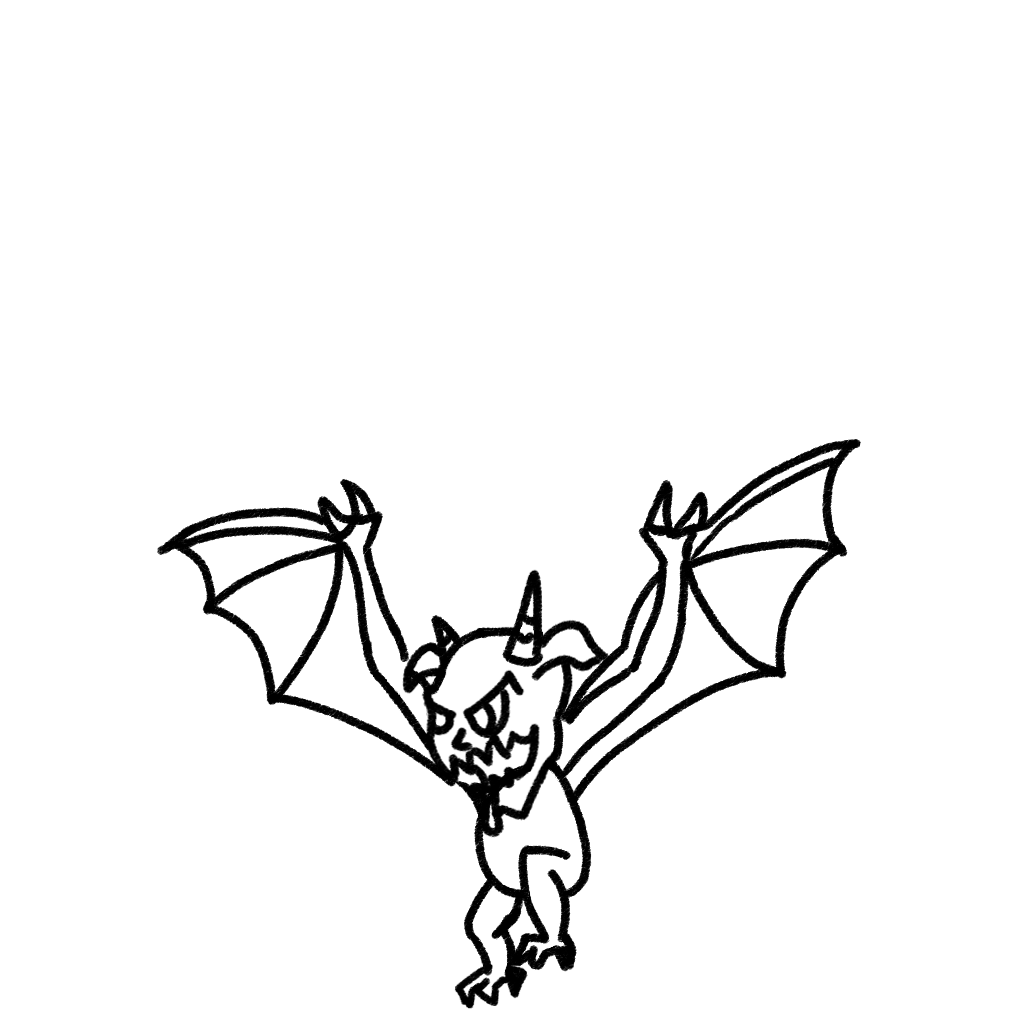
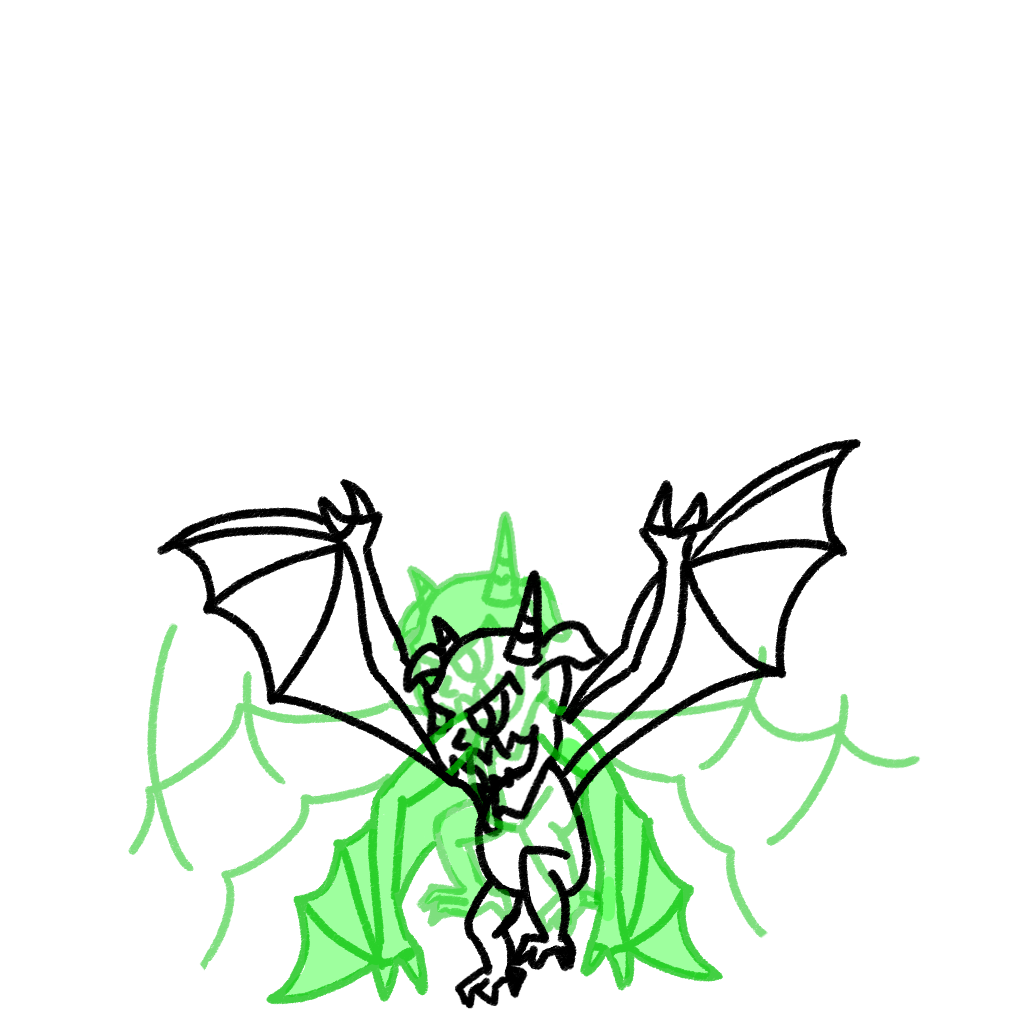
Revision of a layered 1024 x 1024 image; what changed, layer by layer:
renamed "Wings - Lines" to "Wing - Lines", painted on it over [139, 510, 896, 832]
painted on "Legs - Lines" over [448, 768, 640, 991]
painted on "Body - Lines" over [448, 704, 640, 960]
painted on "Head - Lines" over [384, 512, 640, 896]
painted on "Head - Colour" over [320, 512, 704, 960]
painted on "Wings - Colour" over [139, 510, 896, 832]
painted on "Body - Colour" over [448, 704, 640, 960]
painted on "Legs - Colour" over [384, 832, 640, 1002]
